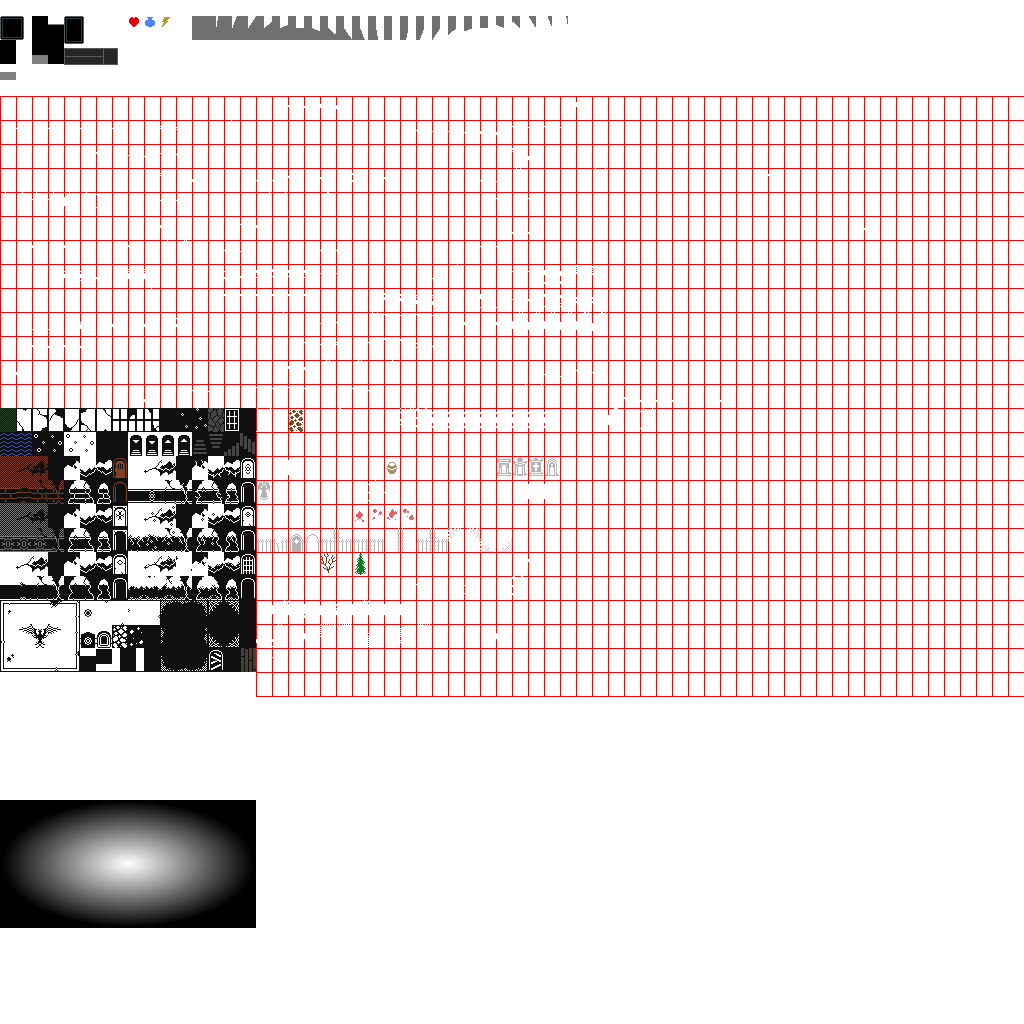
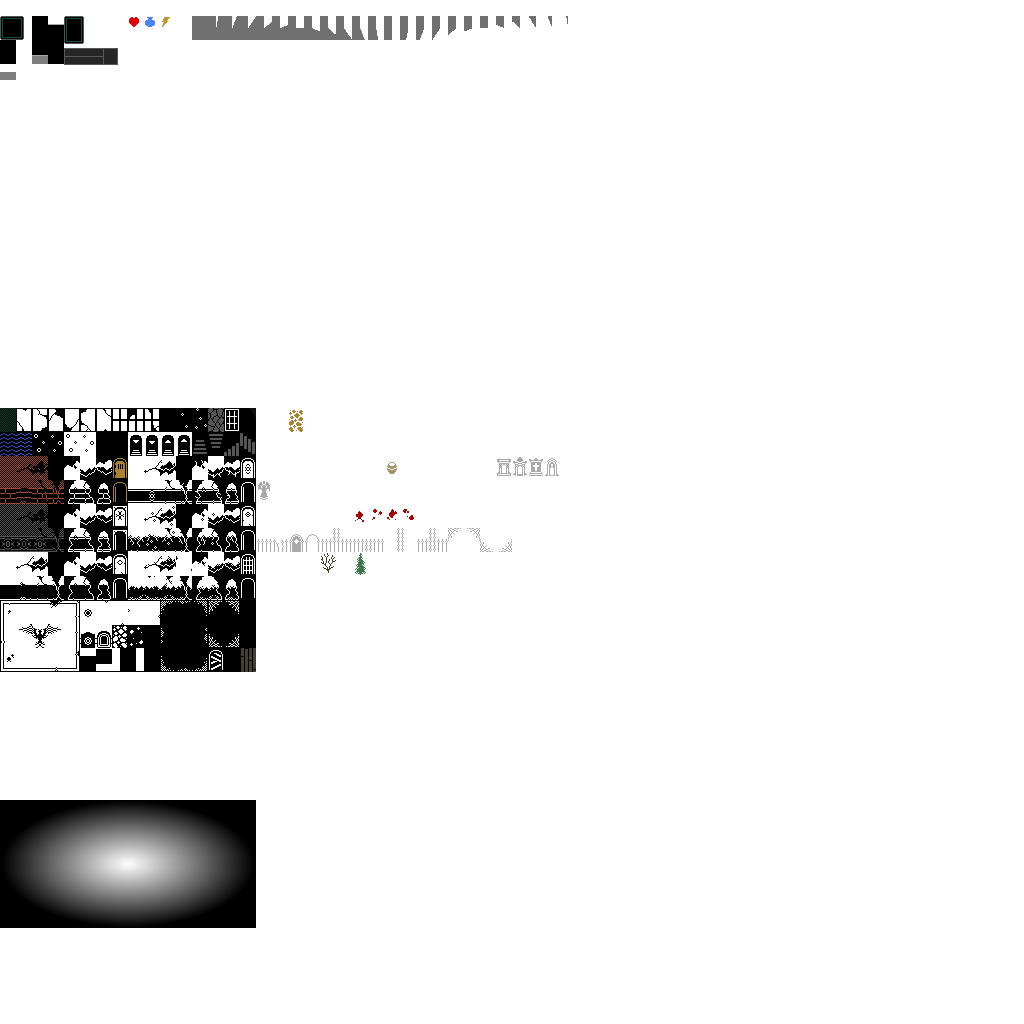
Layers edited between the first and the second 1024 × 1024 image:
painted on "Layer" over [0, 16, 559, 672]
hid "Layer #1" over [0, 96, 1024, 697]
